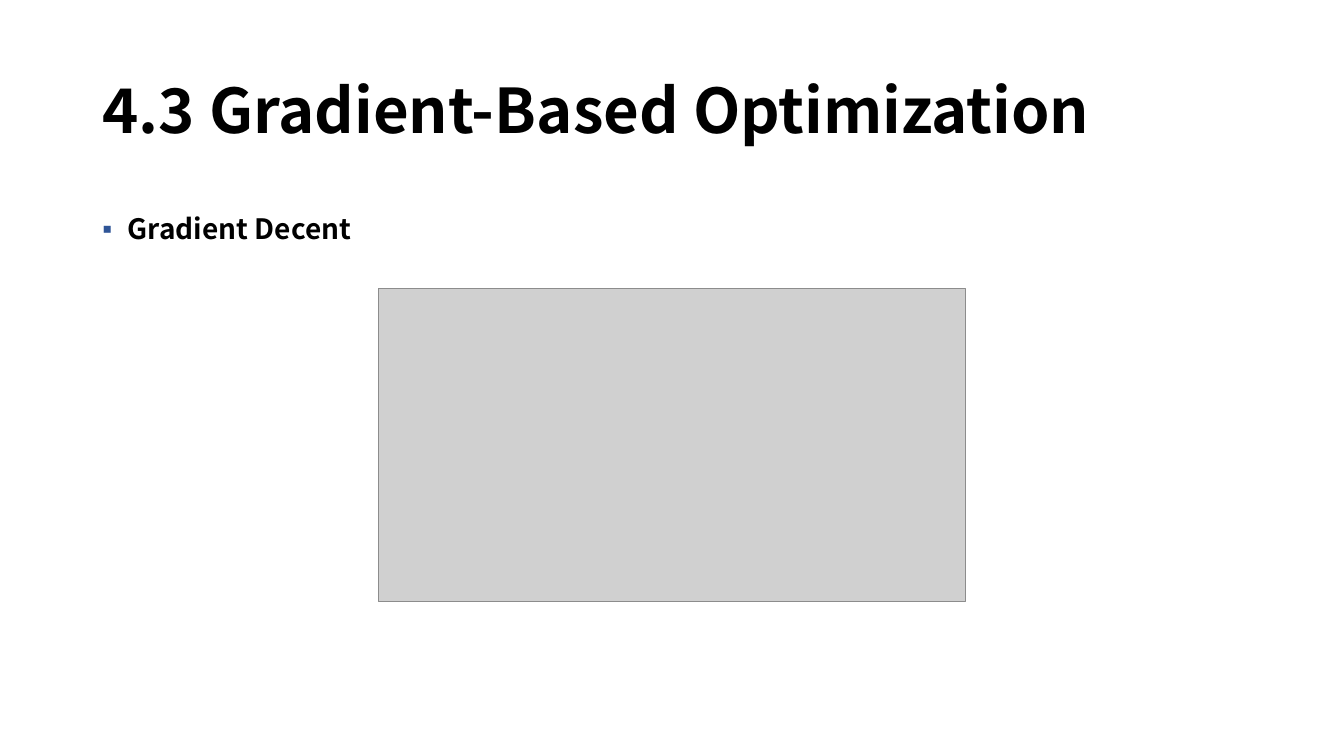
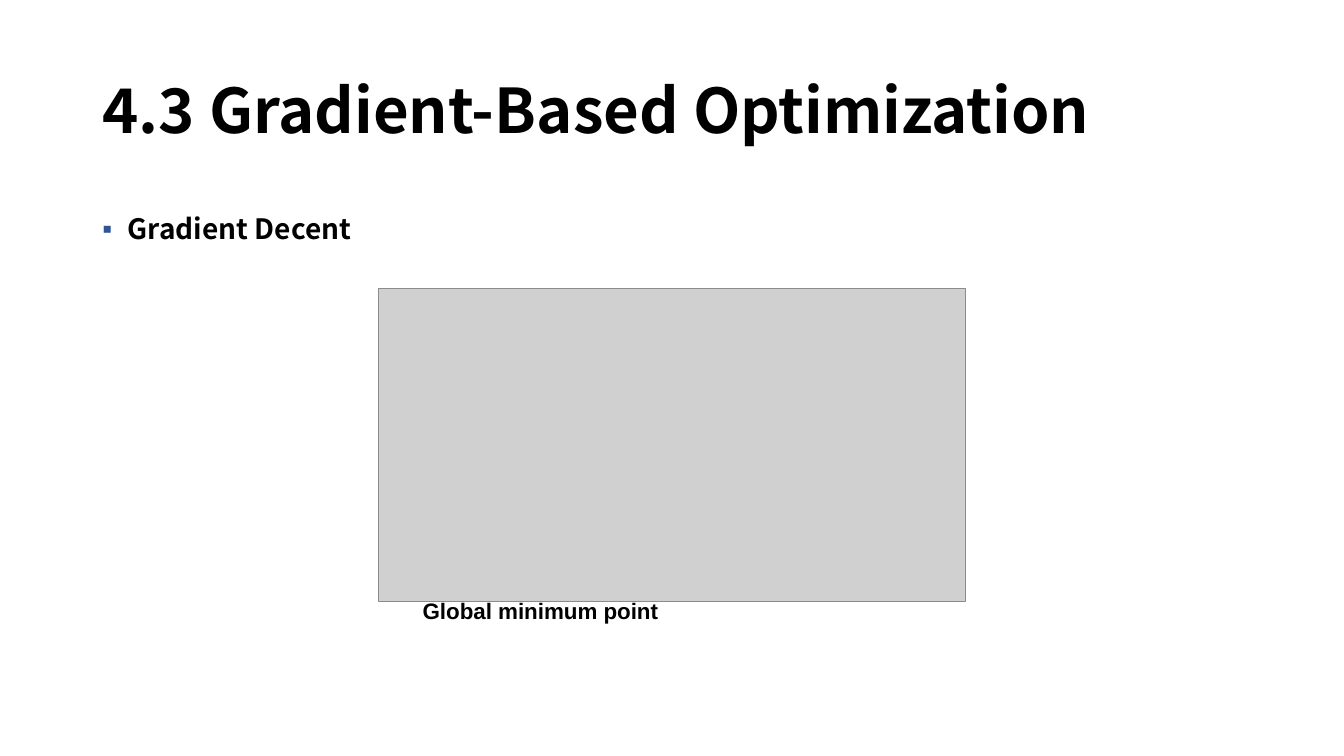
Before and after one commit to mmvv11/GraduateStudies, a slide deck: slide 12 of DeepLearningStudy/4. Numerical Computation.pptx. Drawn at 1344x756 pixels with LibreOffice and Linux fonts; fonts in the diff are those of the drawing; grey boxes stand for pictures; background and template pictures are left out. Boxes give left, top, right and bottom in pixels: in the first picture for what was removed or moved away, otherwise in the second. Text is boxed around its words. In the diff, an @@ line names an element or a change of style, - is before the commit and + after.

```diff
--- a/DeepLearningStudy/4. Numerical Computation.pptx
+++ b/DeepLearningStudy/4. Numerical Computation.pptx
@@ text added at box(423, 602, 659, 624), 16 pt, text #000000, bold @@
+Global minimum point
```
Also in this commit, not shown: 1 other file.
